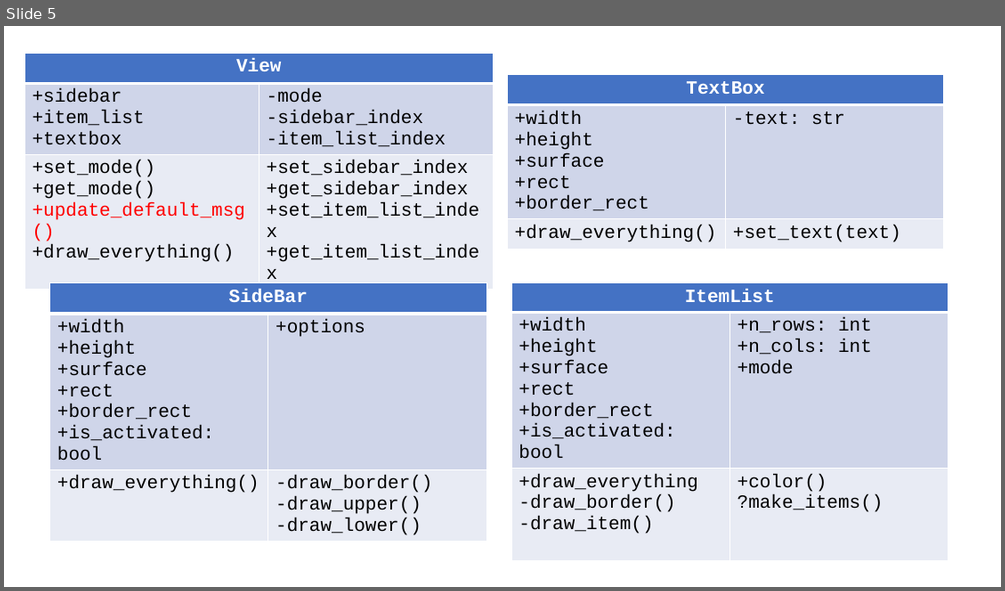
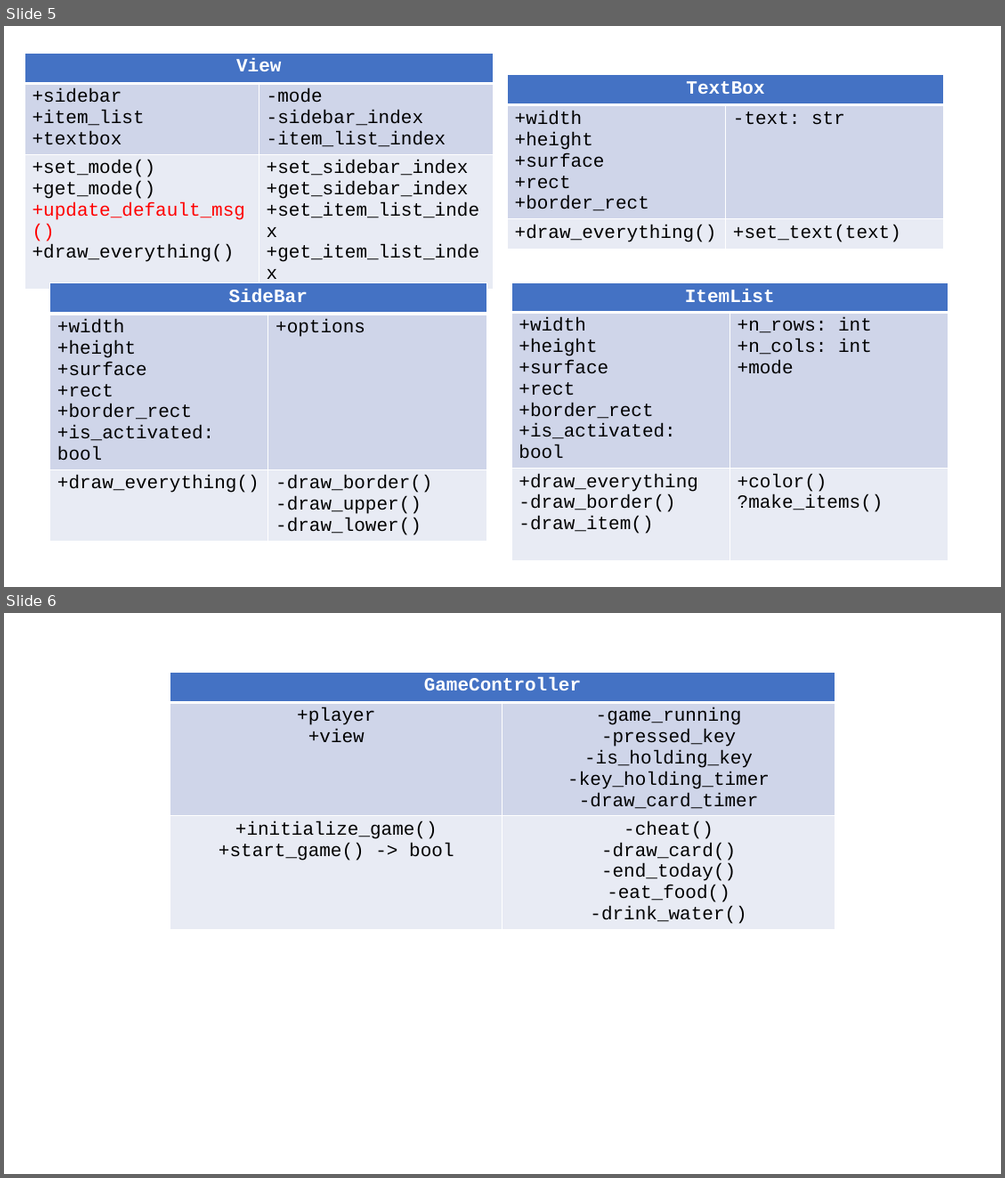
Before and after one commit to wertolf/pygame-boy-advance, a slide deck: docs/UML.pptx. Shown one above the other, each under a label of ours: slide 5 before the commit, slides 5 and 6 after it. The pictures are 1005x591 and 1005x1178 pixels, drawn with LibreOffice and Linux fonts; fonts in the diff are those of the drawing. Boxes give left, top, right and bottom in pixels: in the first picture for what was removed or moved away, otherwise in the second. Text is boxed around its words. In the diff, an @@ line names an element or a change of style, - is before the commit and + after.

```diff
--- a/docs/UML.pptx
+++ b/docs/UML.pptx
@@ slide 6 added at [4,613,1001,1174], background #FFFFFF @@
@@ table added at [170,672,834,942], 3 rows, 2 columns @@
+GameController | 
++player / +view | -game_running / -pressed_key / -is_holding_key / -key_holding_timer / -draw_card_timer
++initialize_game() / +start_game() -> bool | -cheat() / -draw_card() / -end_today() / -eat_food() / -drink_water()
```
Also in this commit, not shown: 3 other files.
